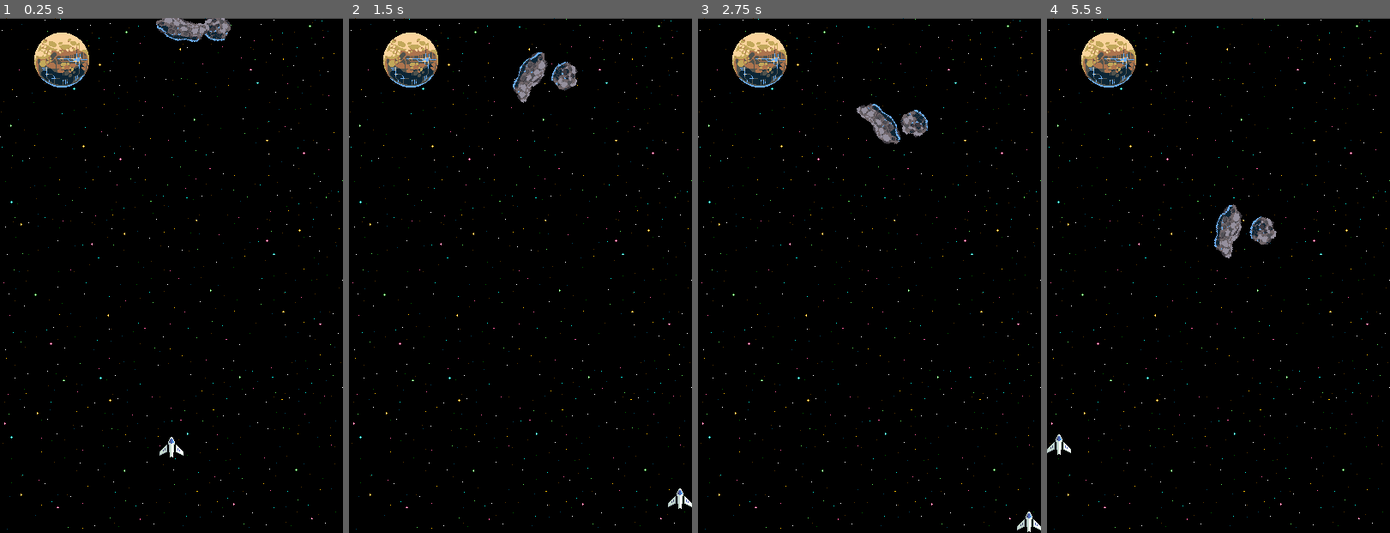
Above: before the commit, frames 1-4 (left to right).
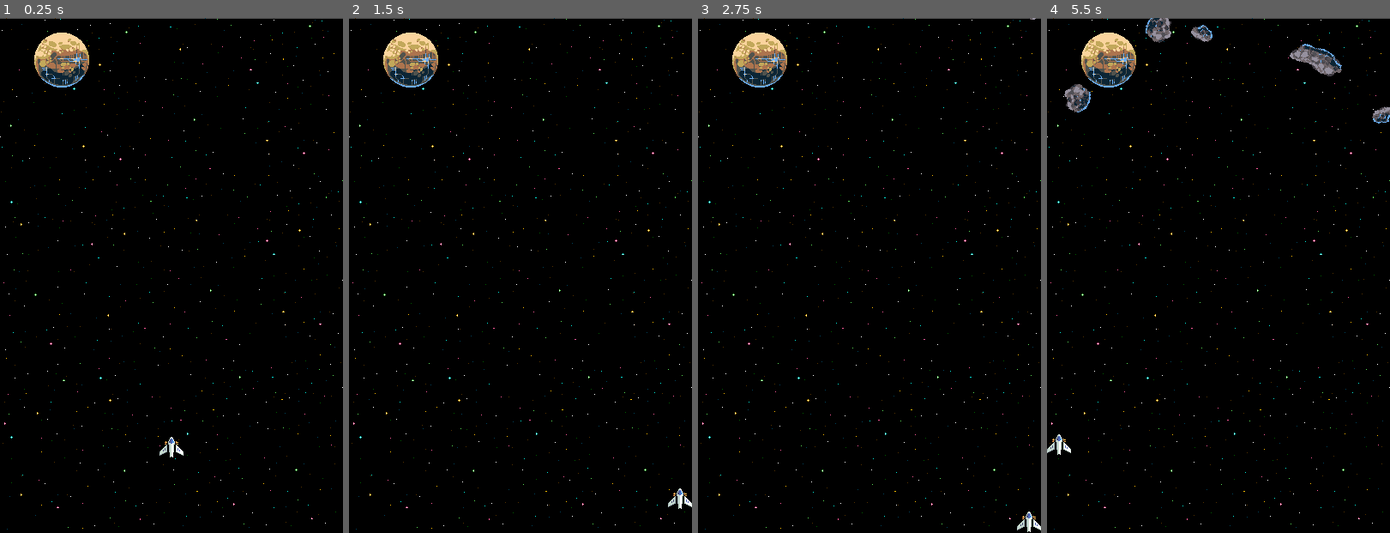
Above: after the commit, the same moments.

Repository: locwa/Policarpio-GAMDES1
Game: Godot game, scene res://scenes/Level/Level.tscn
Same seed, same stepped clock (60 frames per second), same inputs: the game is played once before the commit and once after it.
Inputs:
- Up to frame 1 (0.25 s): no input
- Up to frame 2 (1.5 s): hold D (move_right) 0.53-1.28 s; hold S (move_down) from 1.28 s (still down)
- Up to frame 3 (2.75 s): release S (move_down) at 2.03 s; hold D (move_right) from 2.03 s (still down)
- Up to frame 4 (5.5 s): release D (move_right) at 2.78 s; hold W (move_up) 2.78-3.53 s; hold A (move_left) 3.53-5.03 s; hold S (move_down) from 5.03 s (still down)

The runs differ from the first frame. In frame 1, 0.8% of the frame differs, in the area x 45-68%, y 0-83%; in frame 2, 0.8%; in frame 3, 0.8%; in frame 4, 2.2%, in the area x 1-100%, y 0-83%.

Commit message:
made changes to laser, ship, and asteroids

Diff:
--- a/scenes/Enemies/asteroid.gd
+++ b/scenes/Enemies/asteroid.gd
@@ -6,8 +6,13 @@
 
 # Function when the node enters the scenetree for the first time
 func _ready():
+	var rng = RandomNumberGenerator.new()
+	var width = get_viewport().get_visible_rect().size[0]
+
+	var random_x = rng.randi_range(0, width)
+	var random_y = rng.randi_range(-90, -50)
 	# Starting position
-	position = Vector2(randf_range(50, 300),0)
+	position = Vector2(random_x,random_y)
 	# Ship Scale
 	scale = Vector2(1, 1)
 
--- a/scenes/Level/Level.tscn
+++ b/scenes/Level/Level.tscn
@@ -1,17 +1,16 @@
-[gd_scene load_steps=9 format=3 uid="uid://41wih7xufjy0"]
+[gd_scene load_steps=7 format=3 uid="uid://41wih7xufjy0"]
 
+[ext_resource type="Script" uid="uid://b55wmmyt8v3h6" path="res://scenes/Level/level.gd" id="1_3gwmf"]
 [ext_resource type="Texture2D" uid="uid://dbsggavvda70a" path="res://scenes/Level/background.png" id="1_a54cq"]
 [ext_resource type="Texture2D" uid="uid://bcc7s13ydhrtb" path="res://Enjl-Starry Space Background/background_1.png" id="2_3gwmf"]
 [ext_resource type="PackedScene" uid="uid://cfxynqhjslnwf" path="res://scenes/Player/PlayerShip.tscn" id="3_2prus"]
-[ext_resource type="PackedScene" uid="uid://d2i30wvearf8j" path="res://scenes/Enemies/AsteroidMedium.tscn" id="4_f3r0x"]
-[ext_resource type="PackedScene" uid="uid://djevpr0xwymvi" path="res://scenes/Enemies/AsteroidSmall.tscn" id="5_g4usa"]
-[ext_resource type="PackedScene" uid="uid://t6wawjrybpqx" path="res://scenes/Enemies/AsteroidLarge.tscn" id="6_2krsq"]
 [ext_resource type="PackedScene" uid="uid://bwmpr7i5yfevk" path="res://scenes/Enemies/Planet.tscn" id="7_jwpct"]
 
 [sub_resource type="RectangleShape2D" id="RectangleShape2D_a54cq"]
 size = Vector2(9, 600)
 
 [node name="Level" type="Node2D"]
+script = ExtResource("1_3gwmf")
 metadata/_edit_group_ = true
 
 [node name="Background" type="Sprite2D" parent="."]
@@ -60,15 +59,6 @@
 [node name="Player" parent="." instance=ExtResource("3_2prus")]
 position = Vector2(198, 577)
 
-[node name="Asteroid2" parent="." instance=ExtResource("5_g4usa")]
-position = Vector2(216, 87)
-
-[node name="Asteroid" parent="." instance=ExtResource("4_f3r0x")]
-position = Vector2(130, 200)
-
-[node name="Asteroid3" parent="." instance=ExtResource("6_2krsq")]
-position = Vector2(320, 176)
-
 [node name="Borders" type="Node2D" parent="."]
 
 [node name="LeftBorder" type="StaticBody2D" parent="Borders"]
@@ -101,3 +91,22 @@
 position = Vector2(-6.58754, 389.991)
 scale = Vector2(1.19264, -0.701591)
 shape = SubResource("RectangleShape2D_a54cq")
+
+[node name="SmallAsteroidTimer" type="Timer" parent="."]
+wait_time = 1.54
+autostart = true
+
+[node name="MediumAsteroidTimer" type="Timer" parent="."]
+wait_time = 2.0
+autostart = true
+
+[node name="LargeAsteroidTimer" type="Timer" parent="."]
+wait_time = 3.0
+autostart = true
+
+[node name="Asteroids" type="Node2D" parent="."]
+position = Vector2(0, -1)
+
+[connection signal="timeout" from="SmallAsteroidTimer" to="." method="_on_small_asteroid_timer_timeout"]
+[connection signal="timeout" from="MediumAsteroidTimer" to="." method="_on_medium_asteroid_timer_timeout"]
+[connection signal="timeout" from="LargeAsteroidTimer" to="." method="_on_large_asteroid_timer_timeout"]
--- /dev/null
+++ b/scenes/Level/level.gd
@@ -0,0 +1,24 @@
+extends Node2D
+
+func _on_medium_asteroid_timer_timeout() -> void:
+	var asteroid_scene: PackedScene = load("res://scenes/Enemies/AsteroidMedium.tscn")
+	#2. create an instance
+	var asteroid = asteroid_scene.instantiate()
+	#3. attach the node to the scene tree
+	$Asteroids.add_child(asteroid)
+
+
+func _on_small_asteroid_timer_timeout() -> void:
+	var asteroid_scene: PackedScene = load("res://scenes/Enemies/AsteroidSmall.tscn")
+	#2. create an instance
+	var asteroid = asteroid_scene.instantiate()
+	#3. attach the node to the scene tree
+	$Asteroids.add_child(asteroid)
+
+
+func _on_large_asteroid_timer_timeout() -> void:
+	var asteroid_scene: PackedScene = load("res://scenes/Enemies/AsteroidLarge.tscn")
+	#2. create an instance
+	var asteroid = asteroid_scene.instantiate()
+	#3. attach the node to the scene tree
+	$Asteroids.add_child(asteroid)
--- /dev/null
+++ b/scenes/Player/Laser.tscn
@@ -0,0 +1,54 @@
+[gd_scene load_steps=4 format=3 uid="uid://dit8fgnwqe001"]
+
+[ext_resource type="Texture2D" uid="uid://blk6utots6n7j" path="res://Foozle_2DS0011_Void_MainShip/Main ship weapons/PNGs/Main ship weapon - Projectile - Zapper.png" id="1_vb1in"]
+
+[sub_resource type="TileSetAtlasSource" id="TileSetAtlasSource_gb2c5"]
+texture = ExtResource("1_vb1in")
+texture_region_size = Vector2i(11, 16)
+0:0/0 = 0
+1:0/0 = 0
+2:0/0 = 0
+3:0/0 = 0
+4:0/0 = 0
+5:0/0 = 0
+6:0/0 = 0
+7:0/0 = 0
+8:0/0 = 0
+9:0/0 = 0
+10:0/0 = 0
+11:0/0 = 0
+12:0/0 = 0
+13:0/0 = 0
+14:0/0 = 0
+15:0/0 = 0
+0:1/0 = 0
+1:1/0 = 0
+2:1/0 = 0
+3:1/0 = 0
+4:1/0 = 0
+5:1/0 = 0
+6:1/0 = 0
+7:1/0 = 0
+8:1/0 = 0
+9:1/0 = 0
+10:1/0 = 0
+11:1/0 = 0
+12:1/0 = 0
+13:1/0 = 0
+14:1/0 = 0
+15:1/0 = 0
+
+[sub_resource type="TileSet" id="TileSet_itulu"]
+sources/0 = SubResource("TileSetAtlasSource_gb2c5")
+
+[node name="Laser" type="Area2D"]
+
+[node name="TileMap" type="TileMap" parent="."]
+position = Vector2(-8, -8)
+tile_set = SubResource("TileSet_itulu")
+rendering_quadrant_size = 8
+format = 2
+layer_0/tile_data = PackedInt32Array(65536, 65536, 1, 0, 65536, 1, -65536, 65536, 0, 131072, 131072, 1, 196608, 131072, 1, 262144, 131072, 1)
+
+[node name="CollisionPolygon2D" type="CollisionPolygon2D" parent="."]
+polygon = PackedVector2Array(-4, 24, 3, 24, 3, -24, -4, -24)
--- a/scenes/Player/PlayerShip.tscn
+++ b/scenes/Player/PlayerShip.tscn
@@ -1,12 +1,344 @@
-[gd_scene load_steps=3 format=3 uid="uid://cfxynqhjslnwf"]
+[gd_scene load_steps=6 format=3 uid="uid://cfxynqhjslnwf"]
 
 [ext_resource type="Texture2D" uid="uid://cg20r1he2nde2" path="res://Foozle_2DS0011_Void_MainShip/Main Ship/Main Ship - Bases/PNGs/Main Ship - Base - Full health.png" id="1_iig01"]
 [ext_resource type="Script" uid="uid://bmdd76flj0eg4" path="res://scenes/Player/player_ship.gd" id="1_x4jbp"]
+[ext_resource type="Texture2D" uid="uid://yceh15j07uln" path="res://Foozle_2DS0011_Void_MainShip/Main Ship/Main Ship - Weapons/PNGs/Main Ship - Weapons - Zapper.png" id="3_b1i0o"]
+
+[sub_resource type="TileSetAtlasSource" id="TileSetAtlasSource_yfa7q"]
+texture = ExtResource("3_b1i0o")
+texture_region_size = Vector2i(8, 8)
+0:0/0 = 0
+1:0/0 = 0
+2:0/0 = 0
+3:0/0 = 0
+4:0/0 = 0
+5:0/0 = 0
+6:0/0 = 0
+7:0/0 = 0
+8:0/0 = 0
+9:0/0 = 0
+10:0/0 = 0
+11:0/0 = 0
+12:0/0 = 0
+13:0/0 = 0
+14:0/0 = 0
+15:0/0 = 0
+16:0/0 = 0
+17:0/0 = 0
+18:0/0 = 0
+19:0/0 = 0
+20:0/0 = 0
+21:0/0 = 0
+22:0/0 = 0
+23:0/0 = 0
+24:0/0 = 0
+25:0/0 = 0
+26:0/0 = 0
+27:0/0 = 0
+28:0/0 = 0
+29:0/0 = 0
+30:0/0 = 0
+31:0/0 = 0
+32:0/0 = 0
+33:0/0 = 0
+34:0/0 = 0
+35:0/0 = 0
+36:0/0 = 0
+37:0/0 = 0
+38:0/0 = 0
+39:0/0 = 0
+40:0/0 = 0
+41:0/0 = 0
+0:1/0 = 0
+1:1/0 = 0
+2:1/0 = 0
+3:1/0 = 0
+4:1/0 = 0
+5:1/0 = 0
+6:1/0 = 0
+7:1/0 = 0
+8:1/0 = 0
+9:1/0 = 0
+10:1/0 = 0
+11:1/0 = 0
+12:1/0 = 0
+13:1/0 = 0
+14:1/0 = 0
+15:1/0 = 0
+16:1/0 = 0
+17:1/0 = 0
+18:1/0 = 0
+19:1/0 = 0
+20:1/0 = 0
+21:1/0 = 0
+22:1/0 = 0
+23:1/0 = 0
+24:1/0 = 0
+25:1/0 = 0
+26:1/0 = 0
+27:1/0 = 0
+28:1/0 = 0
+29:1/0 = 0
+30:1/0 = 0
+31:1/0 = 0
+32:1/0 = 0
+33:1/0 = 0
+34:1/0 = 0
+35:1/0 = 0
+36:1/0 = 0
+37:1/0 = 0
+38:1/0 = 0
+39:1/0 = 0
+40:1/0 = 0
+41:1/0 = 0
+31:2/0 = 0
+32:2/0 = 0
+33:2/0 = 0
+34:2/0 = 0
+35:2/0 = 0
+36:2/0 = 0
+37:3/0 = 0
+37:2/0 = 0
+38:2/0 = 0
+39:2/0 = 0
+40:2/0 = 0
+41:2/0 = 0
+42:2/0 = 0
+43:2/0 = 0
+44:2/0 = 0
+45:2/0 = 0
+46:2/0 = 0
+47:2/0 = 0
+48:2/0 = 0
+49:2/0 = 0
+50:2/0 = 0
+51:2/0 = 0
+52:2/0 = 0
+53:2/0 = 0
+53:3/0 = 0
+54:3/0 = 0
+55:3/0 = 0
+56:3/0 = 0
+52:3/0 = 0
+51:3/0 = 0
+44:3/0 = 0
+43:3/0 = 0
+42:3/0 = 0
+41:3/0 = 0
+40:3/0 = 0
+39:3/0 = 0
+38:3/0 = 0
+36:3/0 = 0
+35:3/0 = 0
+34:3/0 = 0
+33:3/0 = 0
+32:3/0 = 0
+31:3/0 = 0
+30:3/0 = 0
+29:3/0 = 0
+28:3/0 = 0
+27:3/0 = 0
+26:3/0 = 0
+25:3/0 = 0
+24:3/0 = 0
+23:3/0 = 0
+22:3/0 = 0
+21:3/0 = 0
+20:3/0 = 0
+19:3/0 = 0
+18:3/0 = 0
+17:3/0 = 0
+16:3/0 = 0
+16:2/0 = 0
+15:2/0 = 0
+14:2/0 = 0
+30:2/0 = 0
+29:2/0 = 0
+28:2/0 = 0
+27:2/0 = 0
+26:2/0 = 0
+25:2/0 = 0
+24:2/0 = 0
+23:2/0 = 0
+22:2/0 = 0
+21:2/0 = 0
+20:2/0 = 0
+19:2/0 = 0
+18:2/0 = 0
+17:2/0 = 0
+13:2/0 = 0
+12:2/0 = 0
+11:2/0 = 0
+10:2/0 = 0
+9:2/0 = 0
+8:2/0 = 0
+8:3/0 = 0
+9:3/0 = 0
+10:3/0 = 0
+11:3/0 = 0
+12:3/0 = 0
+13:3/0 = 0
+14:3/0 = 0
+15:3/0 = 0
+7:3/0 = 0
+6:3/0 = 0
+5:3/0 = 0
+4:3/0 = 0
+3:3/0 = 0
+2:3/0 = 0
+1:3/0 = 0
+0:3/0 = 0
+0:2/0 = 0
+1:2/0 = 0
+2:2/0 = 0
+3:2/0 = 0
+4:2/0 = 0
+5:2/0 = 0
+6:2/0 = 0
+7:2/0 = 0
+42:1/0 = 0
+43:1/0 = 0
+44:1/0 = 0
+45:1/0 = 0
+46:1/0 = 0
+47:1/0 = 0
+48:1/0 = 0
+49:1/0 = 0
+50:1/0 = 0
+51:1/0 = 0
+52:1/0 = 0
+53:1/0 = 0
+54:1/0 = 0
+55:1/0 = 0
+56:1/0 = 0
+57:1/0 = 0
+58:1/0 = 0
+59:1/0 = 0
+60:1/0 = 0
+60:2/0 = 0
+60:3/0 = 0
+59:3/0 = 0
+58:3/0 = 0
+57:3/0 = 0
+50:3/0 = 0
+49:3/0 = 0
+48:3/0 = 0
+47:3/0 = 0
+46:3/0 = 0
+45:3/0 = 0
+54:2/0 = 0
+55:2/0 = 0
+56:2/0 = 0
+57:2/0 = 0
+58:2/0 = 0
+59:2/0 = 0
+60:0/0 = 0
+59:0/0 = 0
+58:0/0 = 0
+57:0/0 = 0
+56:0/0 = 0
+55:0/0 = 0
+54:0/0 = 0
+53:0/0 = 0
+52:0/0 = 0
+51:0/0 = 0
+50:0/0 = 0
+49:0/0 = 0
+48:0/0 = 0
+47:0/0 = 0
+46:0/0 = 0
+45:0/0 = 0
+44:0/0 = 0
+43:0/0 = 0
+42:0/0 = 0
+61:3/0 = 0
+62:3/0 = 0
+63:3/0 = 0
+64:3/0 = 0
+65:3/0 = 0
+66:3/0 = 0
+66:2/0 = 0
+66:1/0 = 0
+66:0/0 = 0
+65:0/0 = 0
+64:0/0 = 0
+64:1/0 = 0
+65:1/0 = 0
+61:2/0 = 0
+62:2/0 = 0
+63:2/0 = 0
+64:2/0 = 0
+65:2/0 = 0
+67:2/0 = 0
+68:2/0 = 0
+69:2/0 = 0
+70:2/0 = 0
+71:2/0 = 0
+72:2/0 = 0
+73:2/0 = 0
+74:2/0 = 0
+75:2/0 = 0
+76:2/0 = 0
+77:2/0 = 0
+78:2/0 = 0
+79:2/0 = 0
+80:2/0 = 0
+80:1/0 = 0
+81:1/0 = 0
+82:1/0 = 0
+83:1/0 = 0
+83:2/0 = 0
+83:3/0 = 0
+82:3/0 = 0
+81:3/0 = 0
+80:3/0 = 0
+79:3/0 = 0
+78:3/0 = 0
+77:3/0 = 0
+76:3/0 = 0
+75:3/0 = 0
+74:3/0 = 0
+73:3/0 = 0
+72:3/0 = 0
+71:3/0 = 0
+70:3/0 = 0
+69:3/0 = 0
+68:3/0 = 0
+67:3/0 = 0
+67:1/0 = 0
+68:1/0 = 0
+69:1/0 = 0
+70:1/0 = 0
+71:1/0 = 0
+72:1/0 = 0
+73:1/0 = 0
+74:1/0 = 0
+75:1/0 = 0
+76:1/0 = 0
+77:1/0 = 0
+78:1/0 = 0
+79:1/0 = 0
+81:2/0 = 0
+82:2/0 = 0
+63:1/0 = 0
+62:1/0 = 0
+61:1/0 = 0
+
+[sub_resource type="TileSet" id="TileSet_0j4fs"]
+tile_size = Vector2i(6, 6)
+sources/0 = SubResource("TileSetAtlasSource_yfa7q")
 
 [node name="Player" type="CharacterBody2D" groups=["player"]]
 scale = Vector2(1.5, 1.5)
 script = ExtResource("1_x4jbp")
 
+[node name="TileMap" type="TileMap" parent="."]
+scale = Vector2(0.993621, 0.966156)
+tile_set = SubResource("TileSet_0j4fs")
+rendering_quadrant_size = 32
+format = 2
+layer_0/tile_data = PackedInt32Array(-65538, 5177344, 1, -2, 5177344, 2, 65534, 5177344, 3, -65537, 5242880, 1, -1, 5242880, 2, 65535, 5242880, 3, -131072, 5308416, 1, -65536, 5308416, 2, 0, 5308416, 3, -131071, 5373952, 1, -65535, 5373952, 2, 1, 5373952, 3)
+
 [node name="Sprite2D" type="Sprite2D" parent="."]
 texture = ExtResource("1_iig01")
 
Not shown, added: scenes/Level/level.gd.uid
Not shown, added: Foozle_2DS0011_Void_MainShip/Main Ship/Main Ship - Weapons/PNGs/Thumbs.db
Not shown, added: Foozle_2DS0011_Void_MainShip/Main ship weapons/PNGs/Thumbs.db
